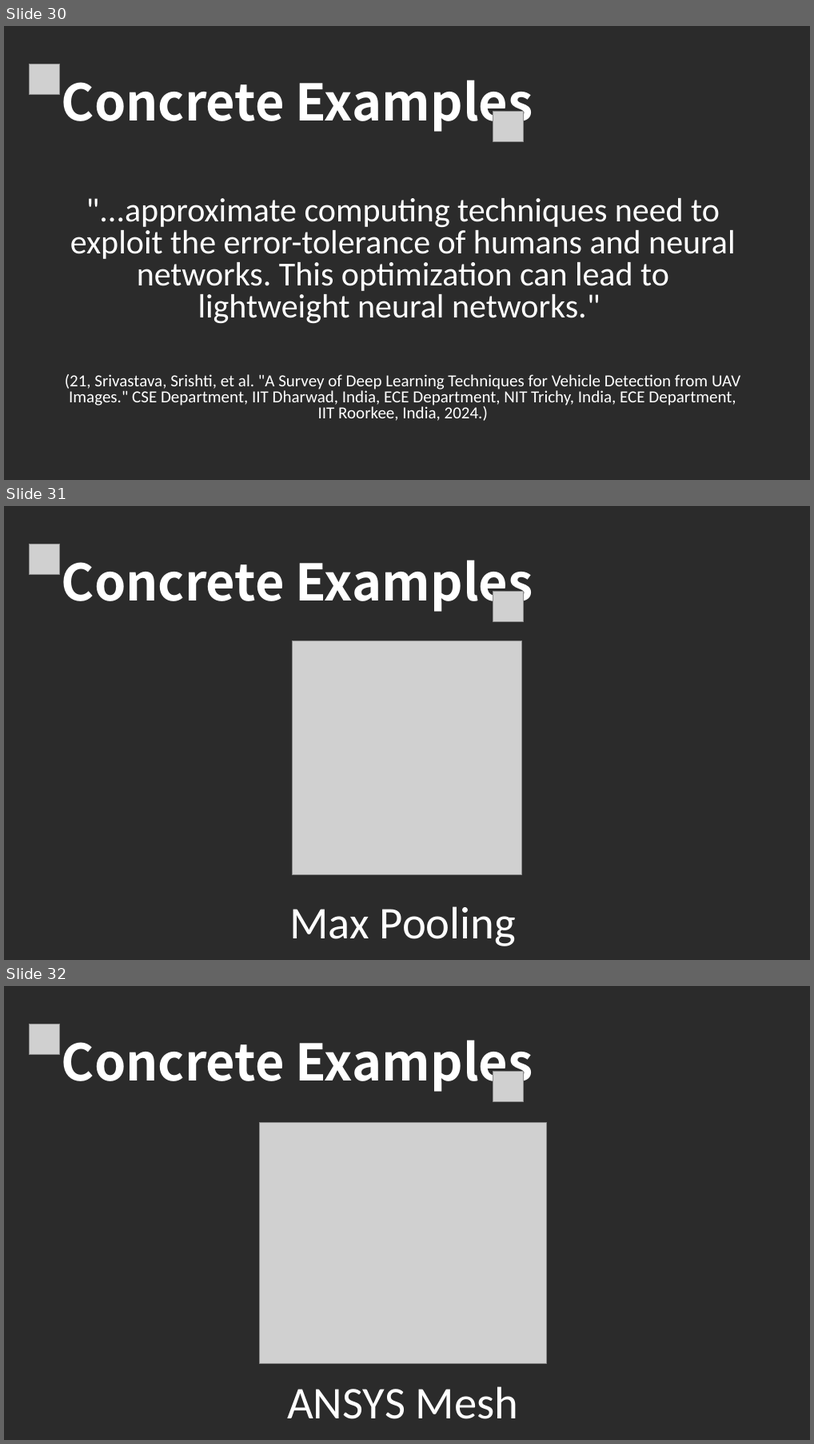
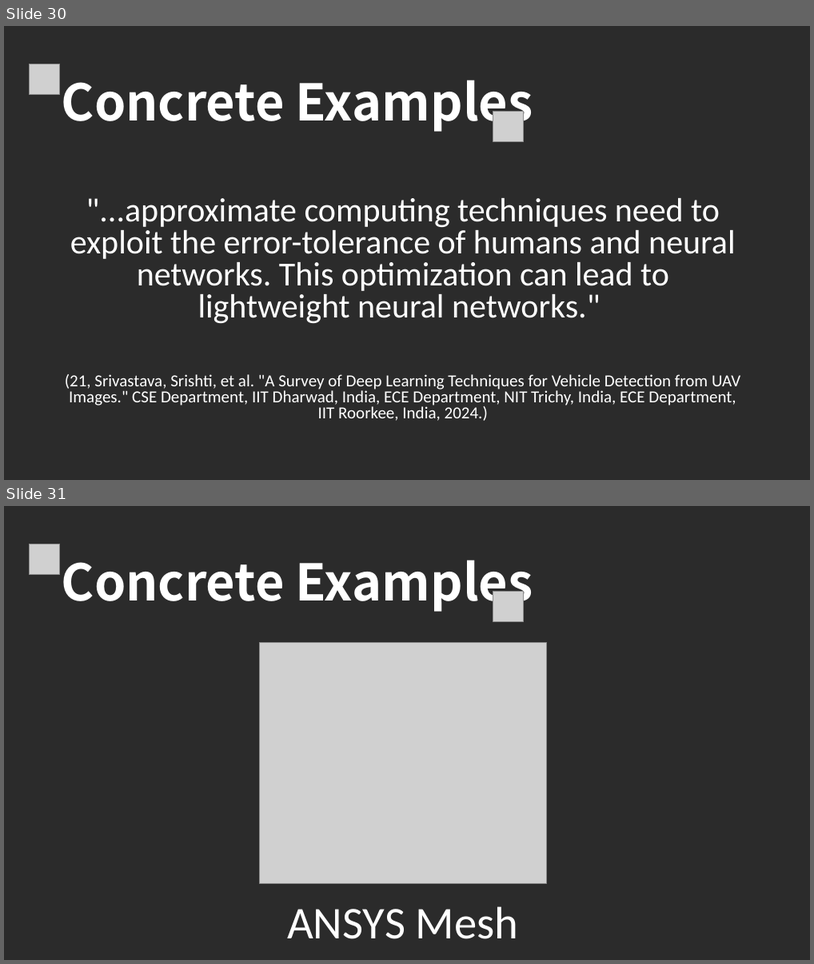
Before and after one commit to LoloMarty/2024-, a slide deck: CS4630/Approximate Computing.pptx. Shown one above the other, each under a label of ours: slides 30, 31 and 32 before the commit, slides 30 and 31 after it. The pictures are 814x1444 and 814x964 pixels, drawn with LibreOffice and Linux fonts; fonts in the diff are those of the drawing; grey boxes stand for pictures; background and template pictures are left out; a plain dark background stands for a picture behind light text. Boxes give left, top, right and bottom in pixels: in the first picture for what was removed or moved away, otherwise in the second. Text is boxed around its words. In the diff, an @@ line names an element or a change of style, - is before the commit and + after.

Commit message:
Removed Max Pooling Example from File and Slides

```diff
--- a/CS4630/Approximate Computing.pptx
+++ b/CS4630/Approximate Computing.pptx
@@ slide 31 removed at bbox=[4, 506, 810, 960], background picture (left out) @@
@@ picture removed at bbox=[29, 544, 60, 575] @@
@@ text removed at bbox=[62, 560, 534, 612] @@
-Concrete Examples
@@ picture removed at bbox=[494, 591, 524, 621] @@
@@ picture removed at bbox=[293, 640, 522, 875] @@
@@ subtitle removed at bbox=[290, 906, 516, 946] @@
-Max Pooling
@@ what was slide 32 is now slide 31 @@
```
Also in this commit, not shown: 1 slide changed, 1 other slide removed, 1 other file.
